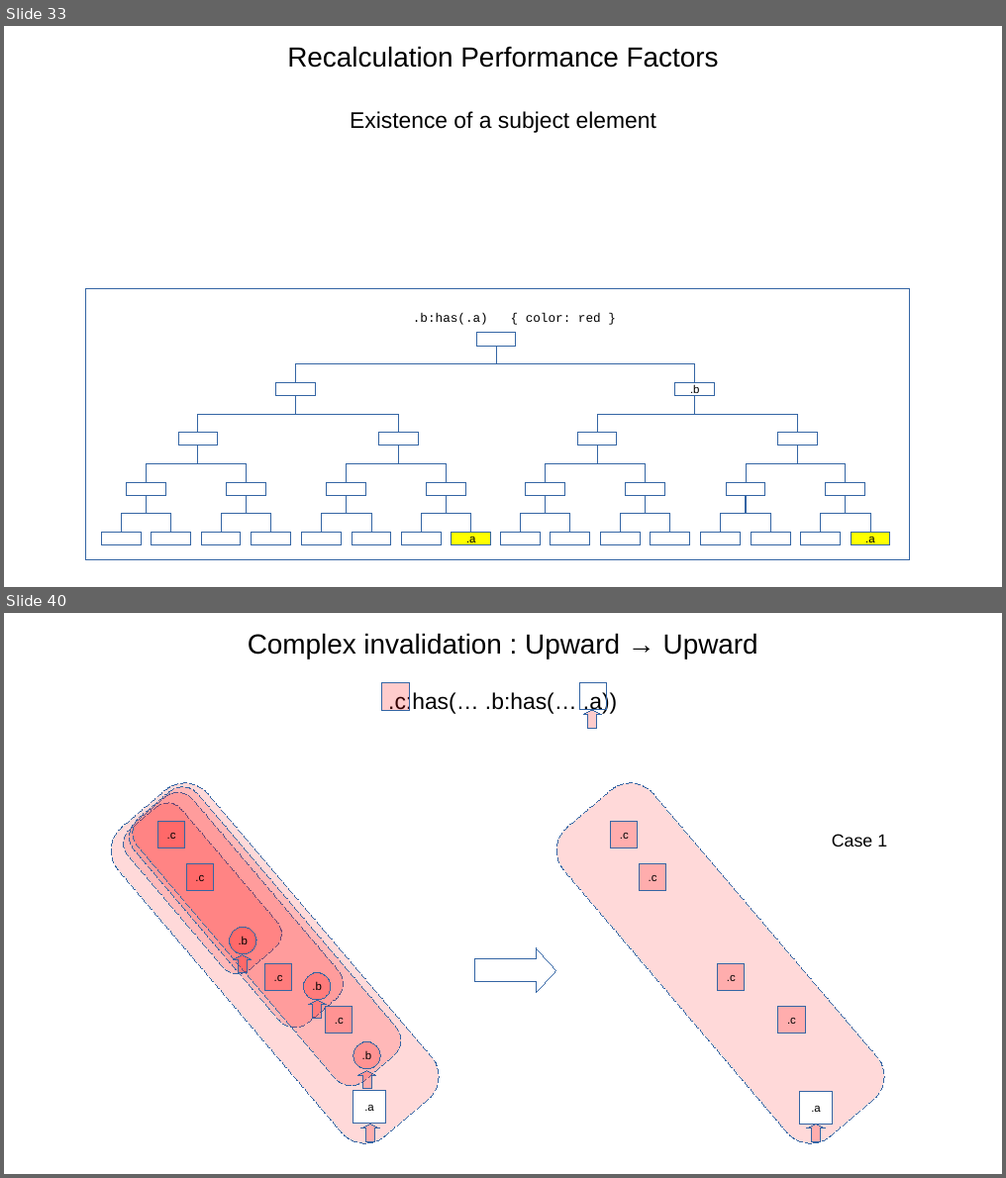
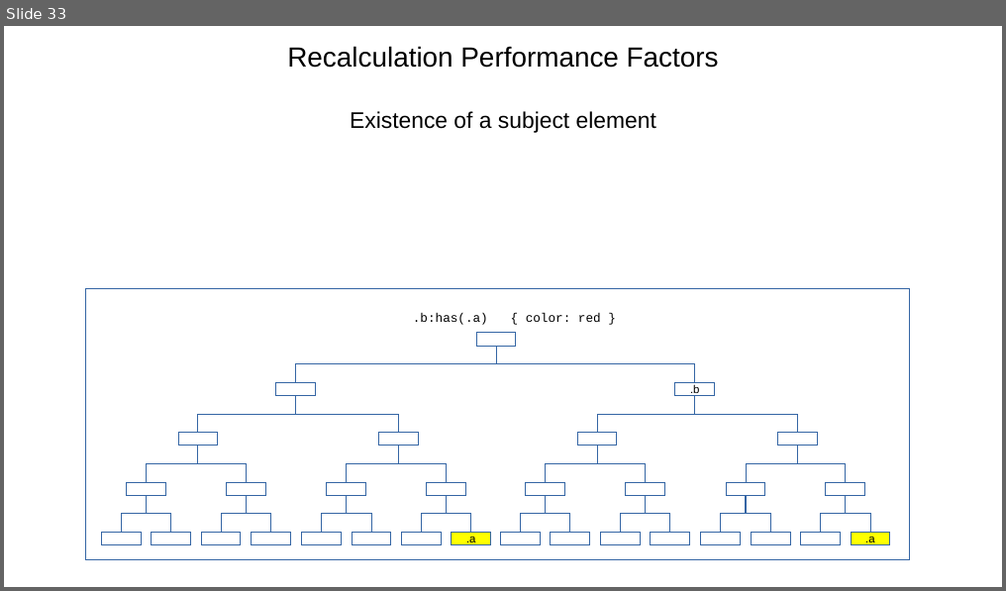
Before and after one commit to Igalia/explainers, a slide deck: css/has/images/has_invalidation.odp. Shown one above the other, each under a label of ours: slides 33 and 40 before the commit, slide 33 after it; the slides between them are not shown. The pictures are 1006x1178 and 1006x591 pixels, drawn with LibreOffice and Linux fonts; fonts in the diff are those of the drawing. Boxes give left, top, right and bottom in pixels: in the first picture for what was removed or moved away, otherwise in the second. Text is boxed around its words. In the diff, an @@ line names an element or a change of style, - is before the commit and + after.

```diff
--- a/css/has/images/has_invalidation.odp
+++ b/css/has/images/has_invalidation.odp
@@ slide 40 removed at (x1=4, y1=613, x2=1002, y2=1174), background #FFFFFF @@
@@ text removed at (x1=248, y1=633, x2=758, y2=715) @@
-Complex invalidation : Upward → Upward
-.c:has(… .b:has(… .a))
@@ rectangle removed at (x1=381, y1=682, x2=409, y2=710) @@
@@ rectangle removed at (x1=580, y1=682, x2=607, y2=710) @@
@@ down arrow removed at (x1=583, y1=710, x2=602, y2=728) @@
@@ rounded rectangle removed at (x1=99, y1=770, x2=451, y2=1157) @@
@@ rounded rectangle removed at (x1=121, y1=783, x2=351, y2=1037) @@
@@ rounded rectangle removed at (x1=125, y1=778, x2=410, y2=1094) @@
@@ rounded rectangle removed at (x1=545, y1=770, x2=897, y2=1157) @@
@@ rounded rectangle removed at (x1=116, y1=795, x2=289, y2=981) @@
@@ rectangle removed at (x1=157, y1=821, x2=185, y2=849) @@
-.c
@@ rectangle removed at (x1=611, y1=821, x2=638, y2=849) @@
-.c
@@ text removed at (x1=832, y1=834, x2=887, y2=847) @@
-Case 1
@@ rectangle removed at (x1=186, y1=863, x2=213, y2=891) @@
-.c
@@ rectangle removed at (x1=639, y1=863, x2=666, y2=891) @@
-.c
@@ ellipse removed at (x1=230, y1=927, x2=256, y2=955) @@
-.b
@@ down arrow removed at (x1=233, y1=956, x2=252, y2=973) @@
@@ rectangle removed at (x1=264, y1=963, x2=292, y2=990) @@
-.c
@@ right arrow removed at (x1=475, y1=948, x2=556, y2=993) @@
@@ rectangle removed at (x1=718, y1=963, x2=745, y2=990) @@
-.c
@@ ellipse removed at (x1=304, y1=973, x2=331, y2=1000) @@
-.b
@@ down arrow removed at (x1=308, y1=1000, x2=327, y2=1019) @@
@@ rectangle removed at (x1=326, y1=1007, x2=352, y2=1034) @@
-.c
@@ rectangle removed at (x1=778, y1=1007, x2=806, y2=1034) @@
-.c
@@ ellipse removed at (x1=353, y1=1043, x2=381, y2=1069) @@
-.b
@@ down arrow removed at (x1=358, y1=1071, x2=376, y2=1089) @@
@@ rectangle removed at (x1=352, y1=1091, x2=386, y2=1124) @@
-.a
@@ rectangle removed at (x1=800, y1=1092, x2=834, y2=1125) @@
-.a
@@ down arrow removed at (x1=361, y1=1124, x2=380, y2=1142) @@
@@ down arrow removed at (x1=807, y1=1124, x2=826, y2=1142) @@
```
Also in this commit, not shown: 4 slides changed, 9 slides added, 10 other slides removed, 9 other files.
